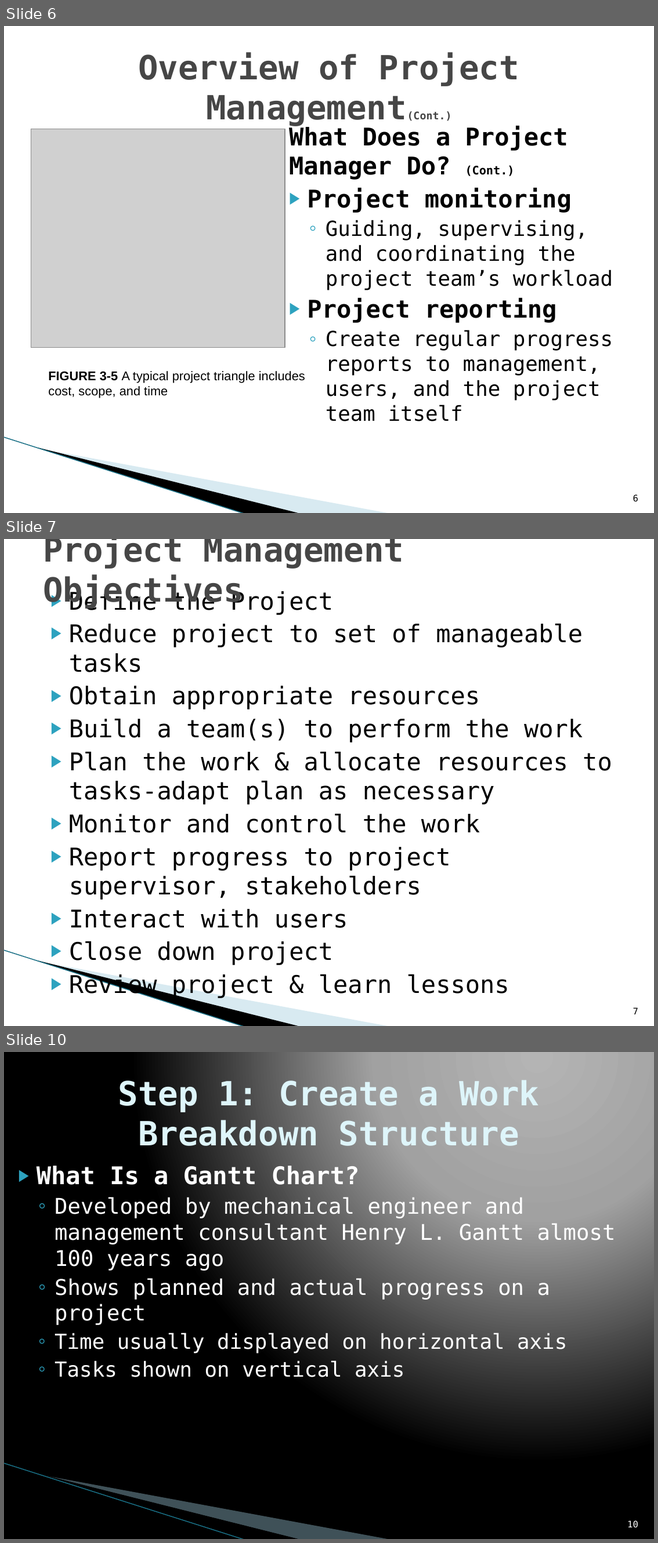
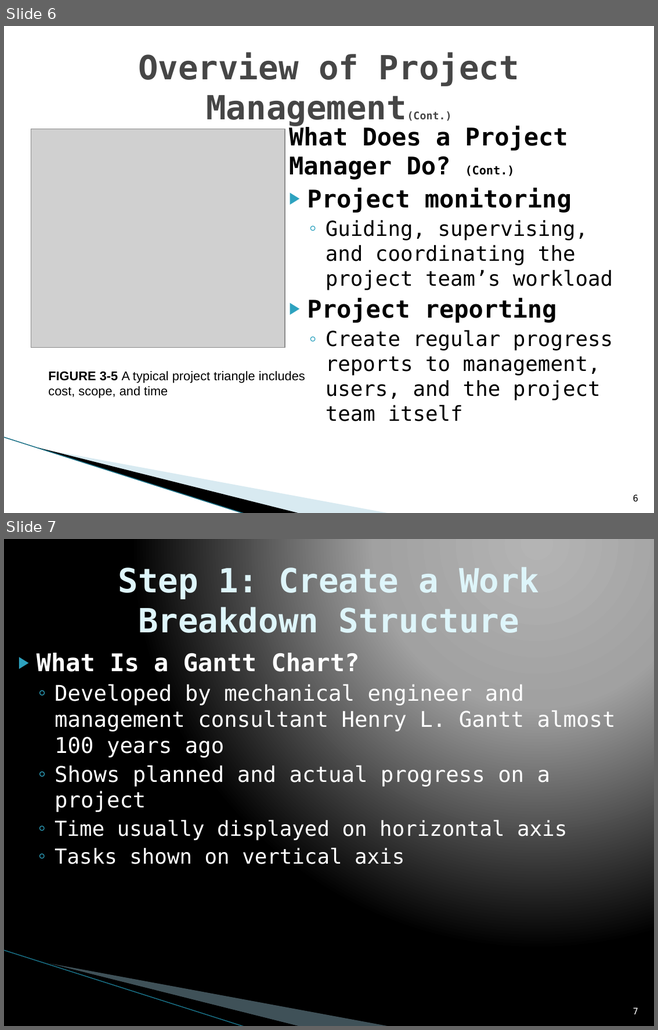
Before and after one commit to HarrisonSuffka/ITSE-1450, a slide deck: Power Points/Chapter 3.pptx. Shown one above the other, each under a label of ours: slides 6, 7 and 10 before the commit, slides 6 and 7 after it; the slides between them are not shown. The pictures are 658x1543 and 658x1030 pixels, drawn with LibreOffice and Linux fonts; fonts in the diff are those of the drawing; grey boxes stand for pictures; background and template pictures are left out. Boxes give left, top, right and bottom in pixels: in the first picture for what was removed or moved away, otherwise in the second. Text is boxed around its words. In the diff, an @@ line names an element or a change of style, - is before the commit and + after.

```diff
--- a/Power Points/Chapter 3.pptx
+++ b/Power Points/Chapter 3.pptx
@@ slide 7 removed at [4,539,654,1026], background #FFFFFF; not listed: 3 template elements that a slide beside it also shows @@
@@ title removed at [43,539,404,609] @@
-Project Management Objectives
@@ text removed at [69,589,612,998] @@
-▶ Define the Project
-▶ Reduce project to set of manageable tasks
-▶ Obtain appropriate resources
-▶ Build a team(s) to perform the work
-▶ Plan the work & allocate resources to tasks-adapt plan as necessary
-▶ Monitor and control the work
-▶ Report progress to project supervisor, stakeholders
-▶ Interact with users
-▶ Close down project
-▶ Review project & learn lessons
@@ page number removed at [633,1008,638,1015] @@
-7
@@ what was slide 10 is now slide 7 @@
@@ page number at [633,1008,638,1015]: text changed @@
-10
+7
```
Also in this commit, not shown: 1 slide changed, 4 other slides removed, 7 other files.
